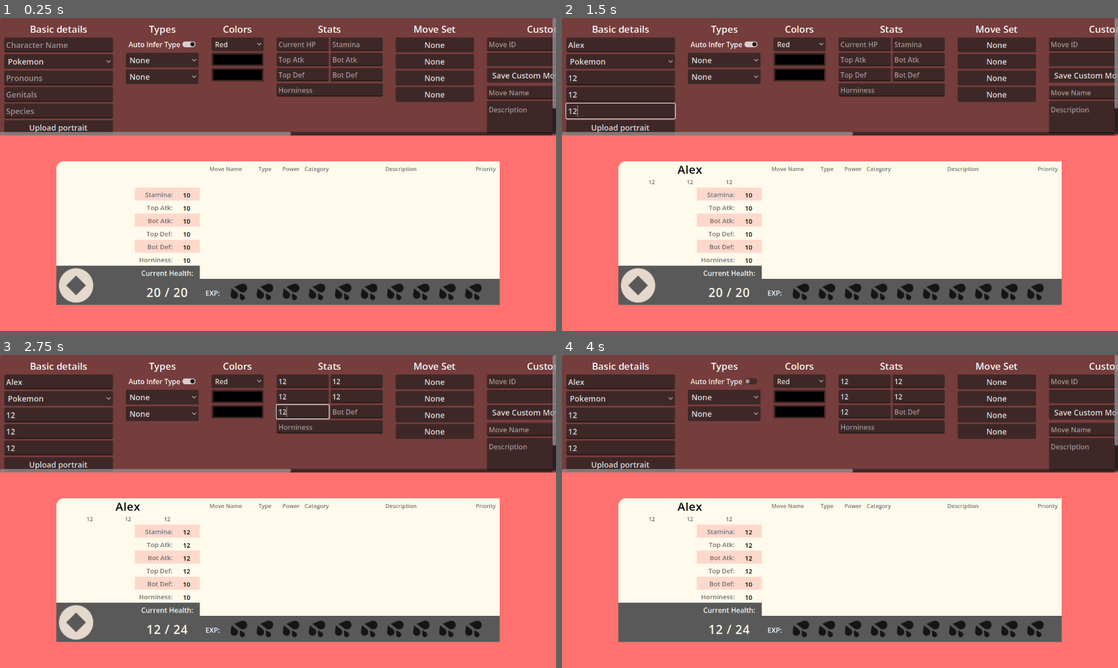
Above: before the commit, frames 1-4 (two rows, left to right).
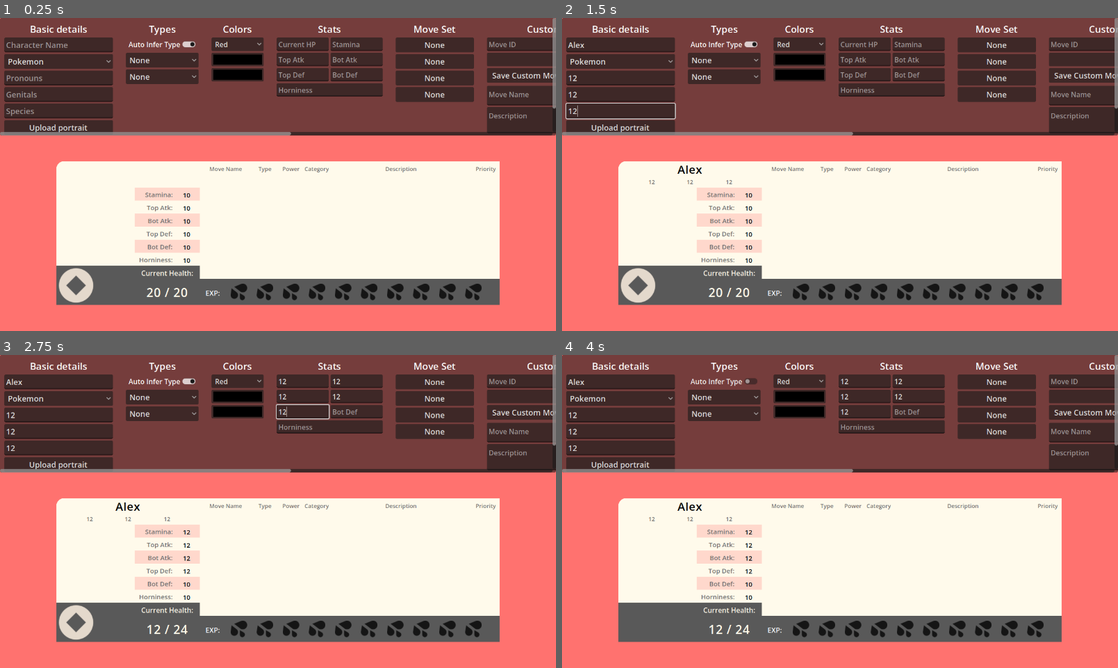
Above: after the commit, the same moments.

Repository: EvelynTSMG/AmorosStatCardCreator
Game: Godot game, scene res://creator.tscn
The game is run twice, just before and just after one commit, with the same random seed, the same clock (stepped at 60 frames per second) and the same inputs.
Inputs (mouse positions are in pixels of both pictures, inside the frame that each line leads up to):
- Up to frame 1 (0.25 s): no input
- Up to frame 2 (1.5 s): click (623, 46) at 0.52 s; type "Alex" at 0.6 s; click (623, 77) at 0.75 s; type "12" at 0.83 s; click (623, 93) at 0.98 s; type "12" at 1.07 s; click (623, 111) at 1.27 s; type "12" at 1.35 s
- Up to frame 3 (2.75 s): click (300, 380) at 1.5 s; type "12" at 1.58 s; click (355, 380) at 1.73 s; type "12" at 1.82 s; click (300, 395) at 2.02 s; type "12" at 2.1 s; click (355, 395) at 2.25 s; type "12" at 2.33 s; click (300, 411) at 2.48 s; type "12" at 2.57 s
- Up to frame 4 (4 s): click "Pokemon" at 2.75 s; click "Auto Infer Type" at 3.5 s

The runs differ from the first frame. In frame 1, 0.3% of the frame differs, in the area x 87-100%, y 23-33%; in frame 2, 0.3%; in frame 3, 0.3%; in frame 4, 0.3%.

Commit message:
Allow multiline custom move names

Diff:
--- a/creator.tscn
+++ b/creator.tscn
@@ -1615,12 +1615,13 @@
 text = "0"
 placeholder_text = "Priority"
 
-[node name="Name" type="LineEdit" parent="EditorUI/ScrollContainer/MarginContainer/OptionPanels/CustomMoveEditor" unique_id=1113470092]
+[node name="Name" type="TextEdit" parent="EditorUI/ScrollContainer/MarginContainer/OptionPanels/CustomMoveEditor" unique_id=2111860645]
+custom_minimum_size = Vector2(0, 45)
 layout_mode = 2
 placeholder_text = "Move Name"
 
 [node name="Description" type="TextEdit" parent="EditorUI/ScrollContainer/MarginContainer/OptionPanels/CustomMoveEditor" unique_id=1896015282]
-custom_minimum_size = Vector2(0, 75)
+custom_minimum_size = Vector2(0, 60)
 layout_mode = 2
 placeholder_text = "Description"
 
